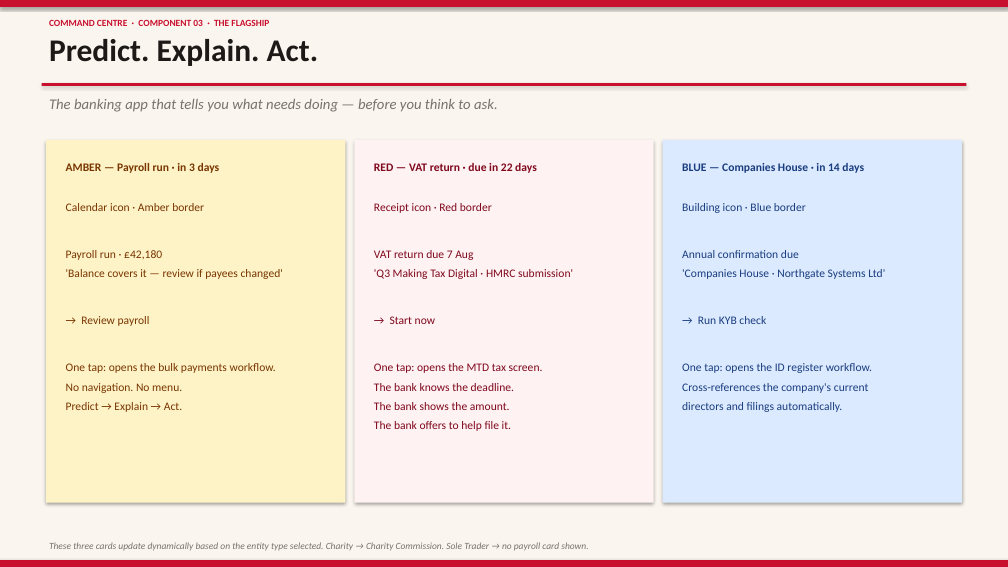
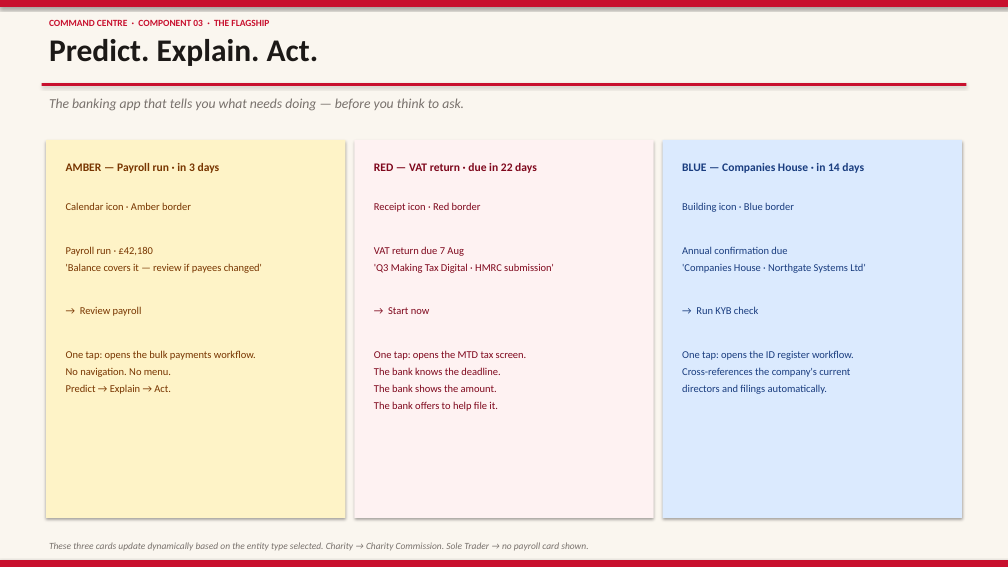
Before and after one commit to imscots-ui/santander, a slide deck: slide 8 of Santander_LimitedCompany_Walkthrough.pptx. Drawn at 1008x567 pixels with LibreOffice and Linux fonts; fonts in the diff are those of the drawing. Boxes give left, top, right and bottom in pixels: in the first picture for what was removed or moved away, otherwise in the second. Text is boxed around its words. In the diff, an @@ line names an element or a change of style, - is before the commit and + after.

```diff
--- a/Santander_LimitedCompany_Walkthrough.pptx
+++ b/Santander_LimitedCompany_Walkthrough.pptx
@@ text "The banking app that tells ..." at [49, 98, 464, 111]: size 14 to 13 pt @@
@@ rectangle: place and size @@
-rectangle at [46, 140, 346, 503]
+rectangle at [46, 140, 346, 518]
@@ rectangle: place and size @@
-rectangle at [355, 140, 654, 503]
+rectangle at [355, 140, 654, 518]
@@ rectangle: place and size @@
-rectangle at [662, 140, 962, 503]
+rectangle at [662, 140, 962, 518]
@@ size 11 to 10 pt; less space between paragraphs in 3 elements at [66, 202, 262, 394], [374, 202, 554, 411], [682, 202, 865, 394] @@
```
Also in this commit, not shown: 11 other slides changed, 3 slides added, 7 other files.
